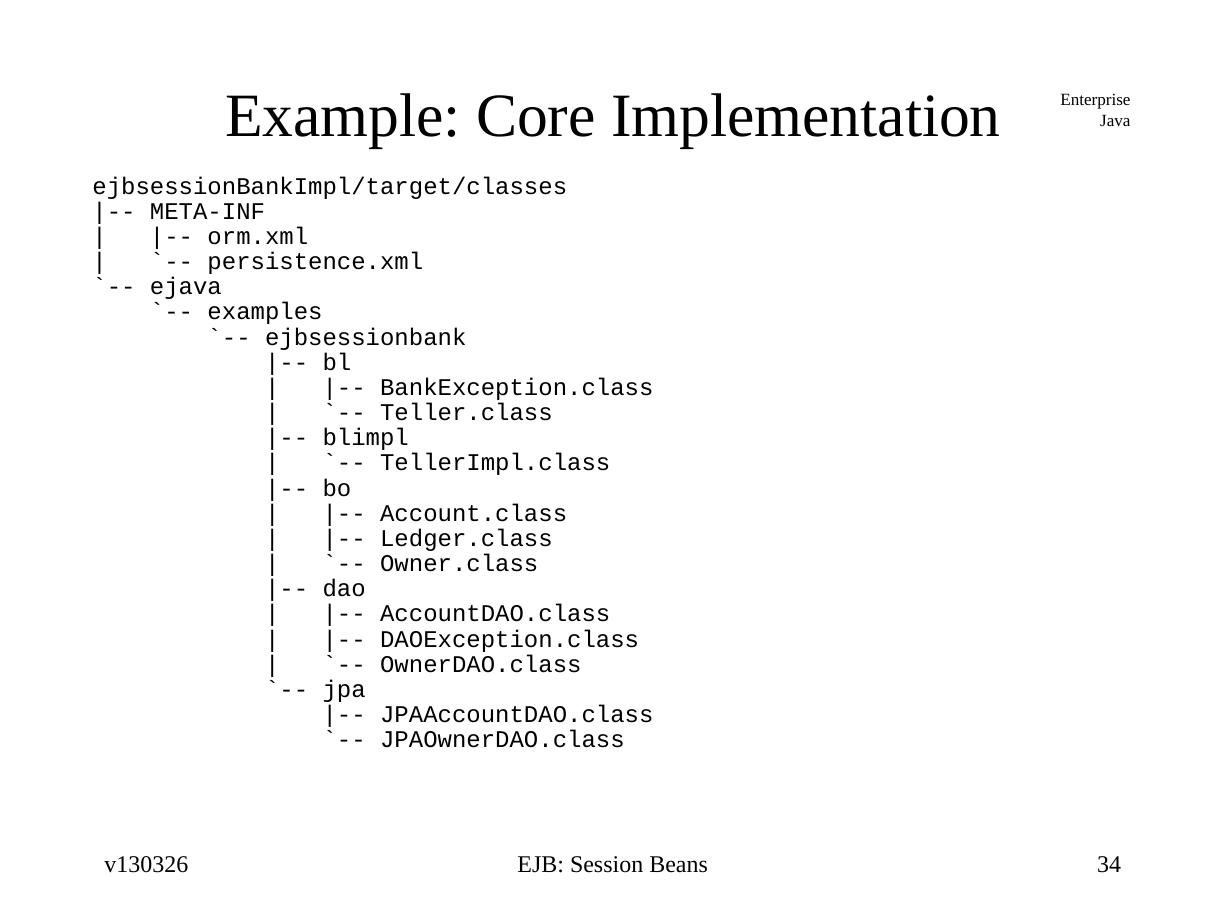
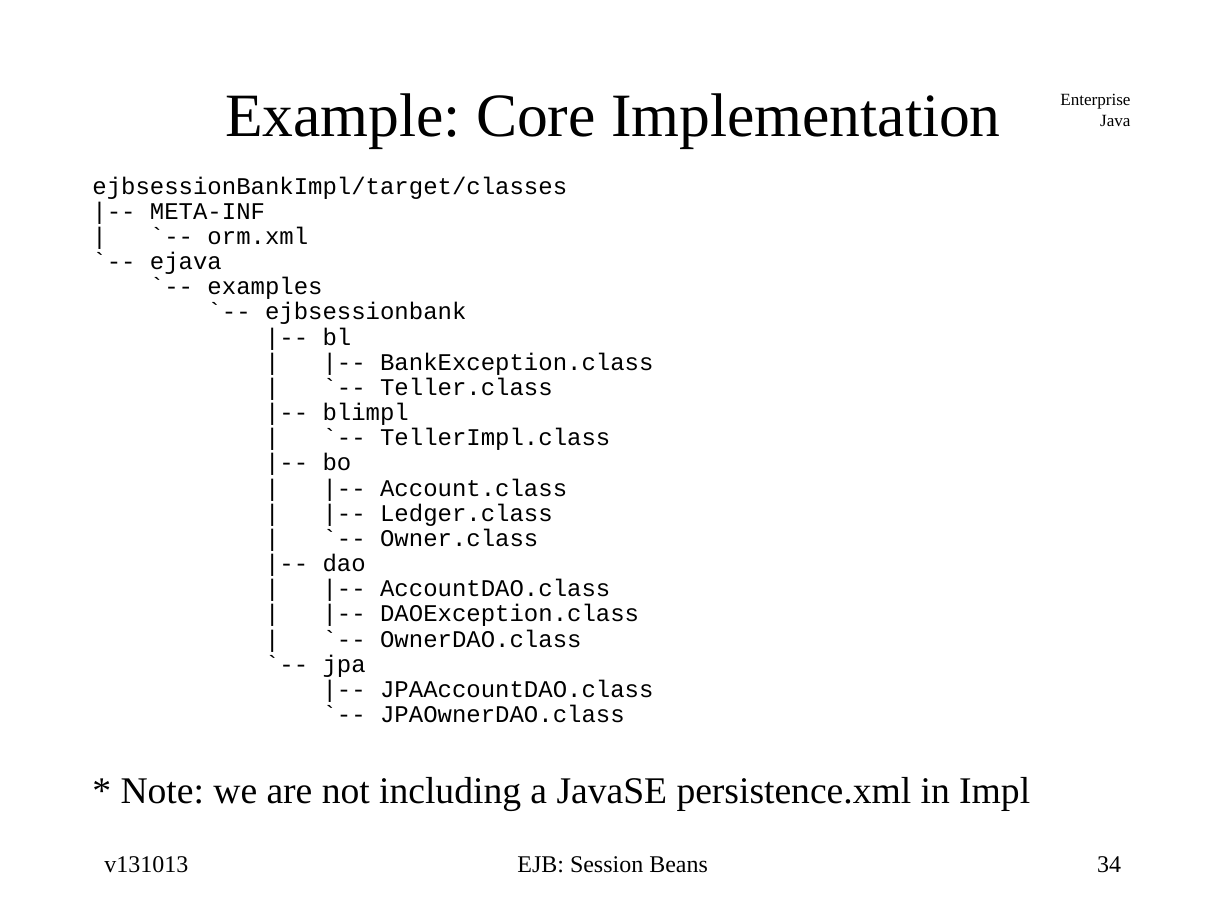
Before and after one commit to jcstaff/ejava-javaee, a slide deck: slide 34 of ejbsessionBank/src/site/resources/lectures/ejbSession.ppt. Drawn at 1232x924 pixels with LibreOffice and Linux fonts; fonts in the diff are those of the drawing. Boxes give left, top, right and bottom in pixels: in the first picture for what was removed or moved away, otherwise in the second. Text is boxed around its words. In the diff, an @@ line names an element or a change of style, - is before the commit and + after.

```diff
--- a/ejbsessionBank/src/site/resources/lectures/ejbSession.ppt
+++ b/ejbsessionBank/src/site/resources/lectures/ejbSession.ppt
@@ text at bbox=[207, 226, 308, 245]: text changed @@
-| |-- orm.xml
-| `-- persistence.xml
+| `-- orm.xml
@@ text at bbox=[121, 777, 1030, 811]: paragraph added @@
+* Note: we are not including a JavaSE persistence.xml in Impl
@@ text at bbox=[104, 856, 188, 873]: text changed @@
-v130326
+v131013
```
Also in this commit, not shown: 73 other slides changed.
